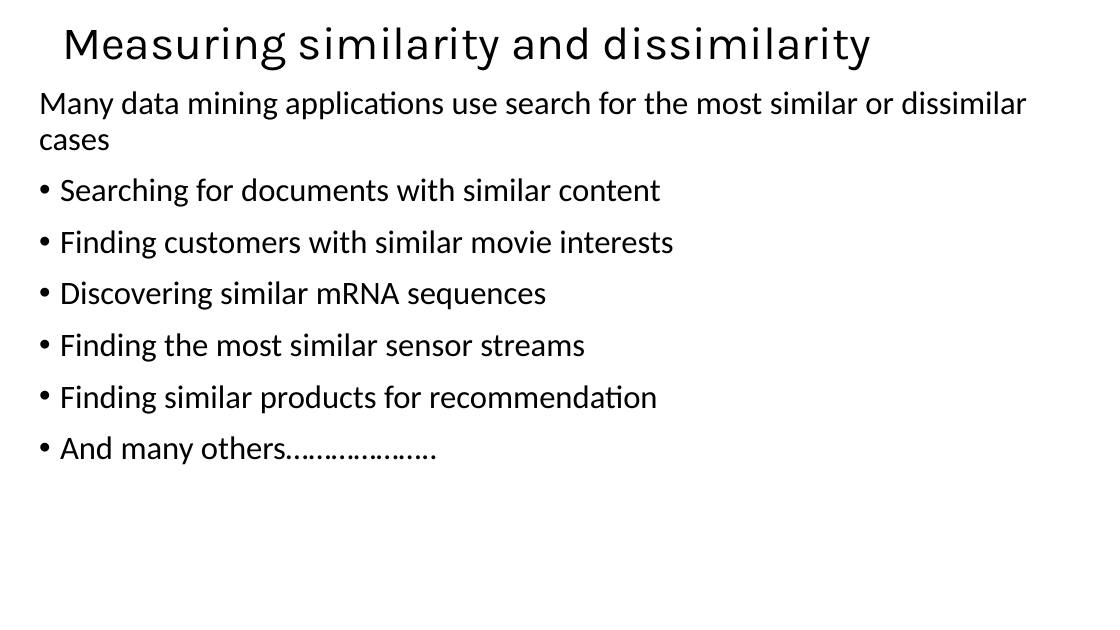
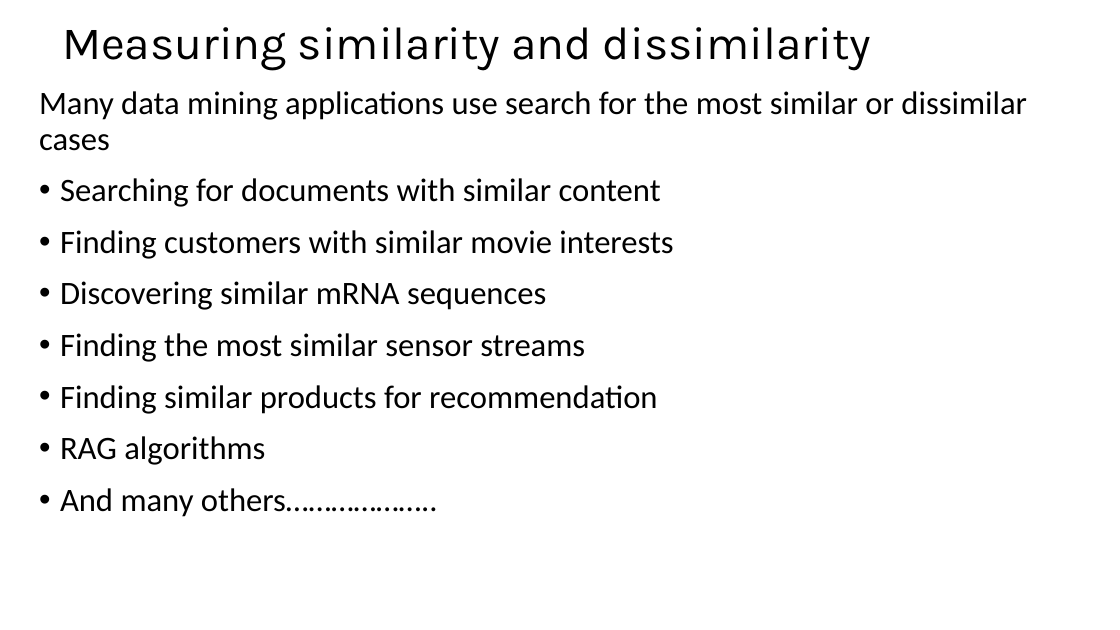
Before and after one commit to tenevian/Harvard-SSP-Data-Mining, a slide deck: slide 3 of slides/5_DistanceAndSimilarityMeasures.pptx. Drawn at 1120x630 pixels with LibreOffice and Linux fonts; fonts in the diff are those of the drawing. Boxes give left, top, right and bottom in pixels: in the first picture for what was removed or moved away, otherwise in the second. Text is boxed around its words. In the diff, an @@ line names an element or a change of style, - is before the commit and + after.

```diff
--- a/slides/5_DistanceAndSimilarityMeasures.pptx
+++ b/slides/5_DistanceAndSimilarityMeasures.pptx
@@ text at [60,436,265,465]: paragraph added @@
+• RAG algorithms
```
Also in this commit, not shown: 1 other slide changed, 1 slide added.
